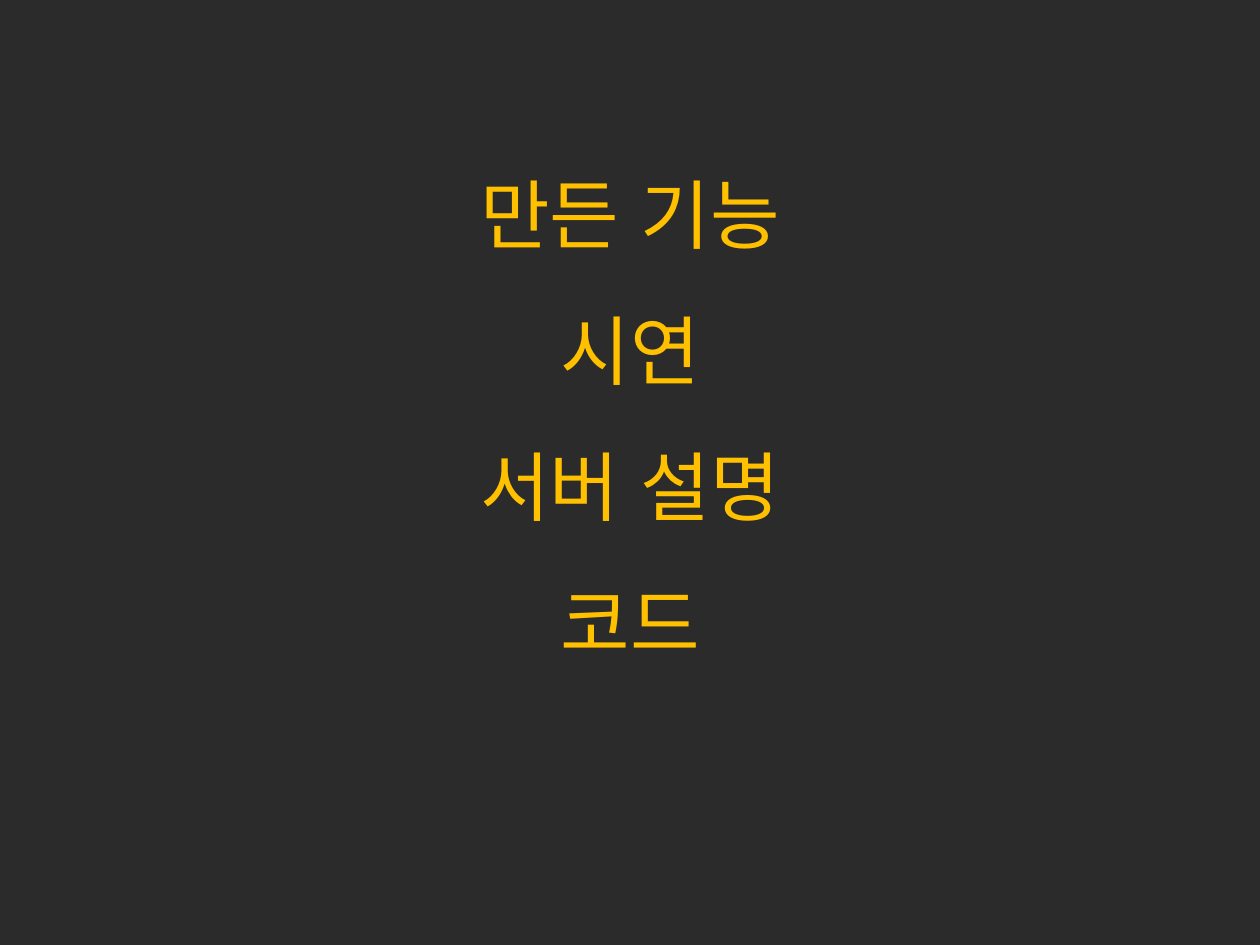
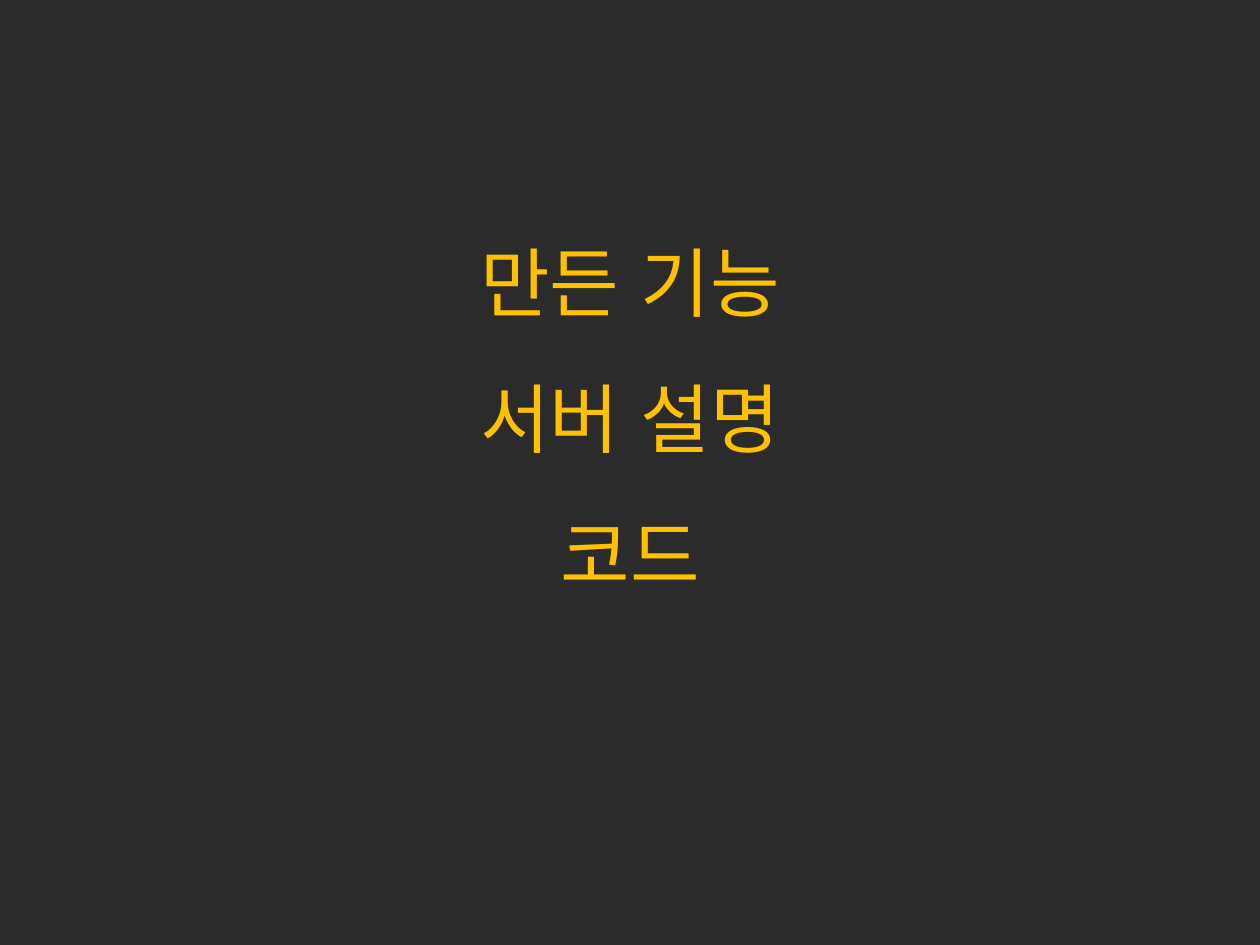
Before and after one commit to seokmin/2016ServerProject, a slide deck: slide 10 of 서버프로젝트.pptx (slide 3 before the commit). Drawn at 1260x945 pixels with LibreOffice and Linux fonts; fonts in the diff are those of the drawing; background and template pictures are left out; a plain dark background stands for a picture behind light text. Boxes give left, top, right and bottom in pixels: in the first picture for what was removed or moved away, otherwise in the second. Text is boxed around its words. In the diff, an @@ line names an element or a change of style, - is before the commit and + after.

```diff
--- a/서버프로젝트.pptx
+++ b/서버프로젝트.pptx
@@ title at box(480, 248, 780, 580): text changed @@
-만든 기능
-시연
-서버 설명
-코드
+만든 기능
+서버 설명
+코드
```
Also in this commit, not shown: 4 other slides changed, 8 slides added, 2 slides removed.
